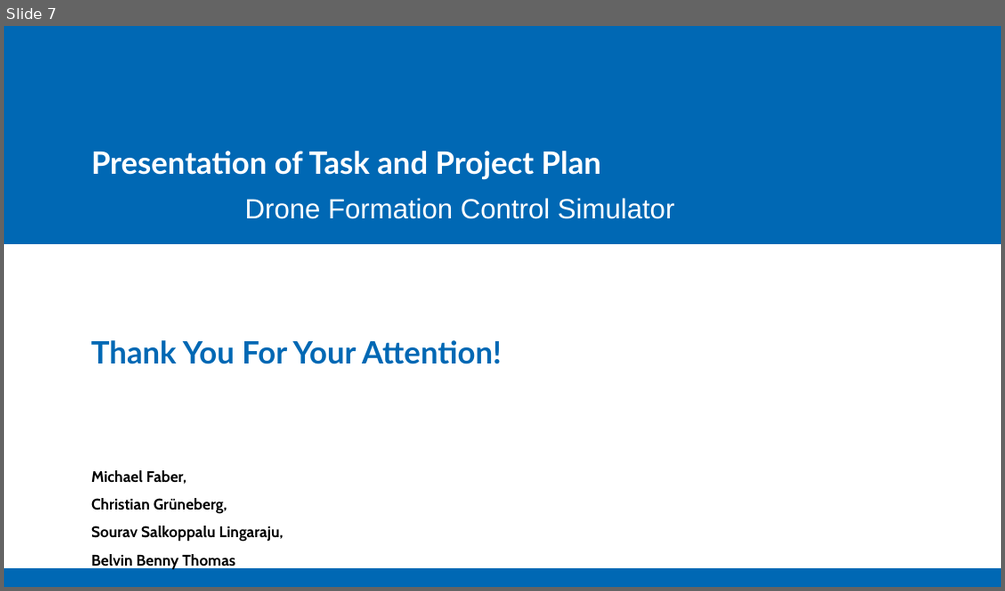
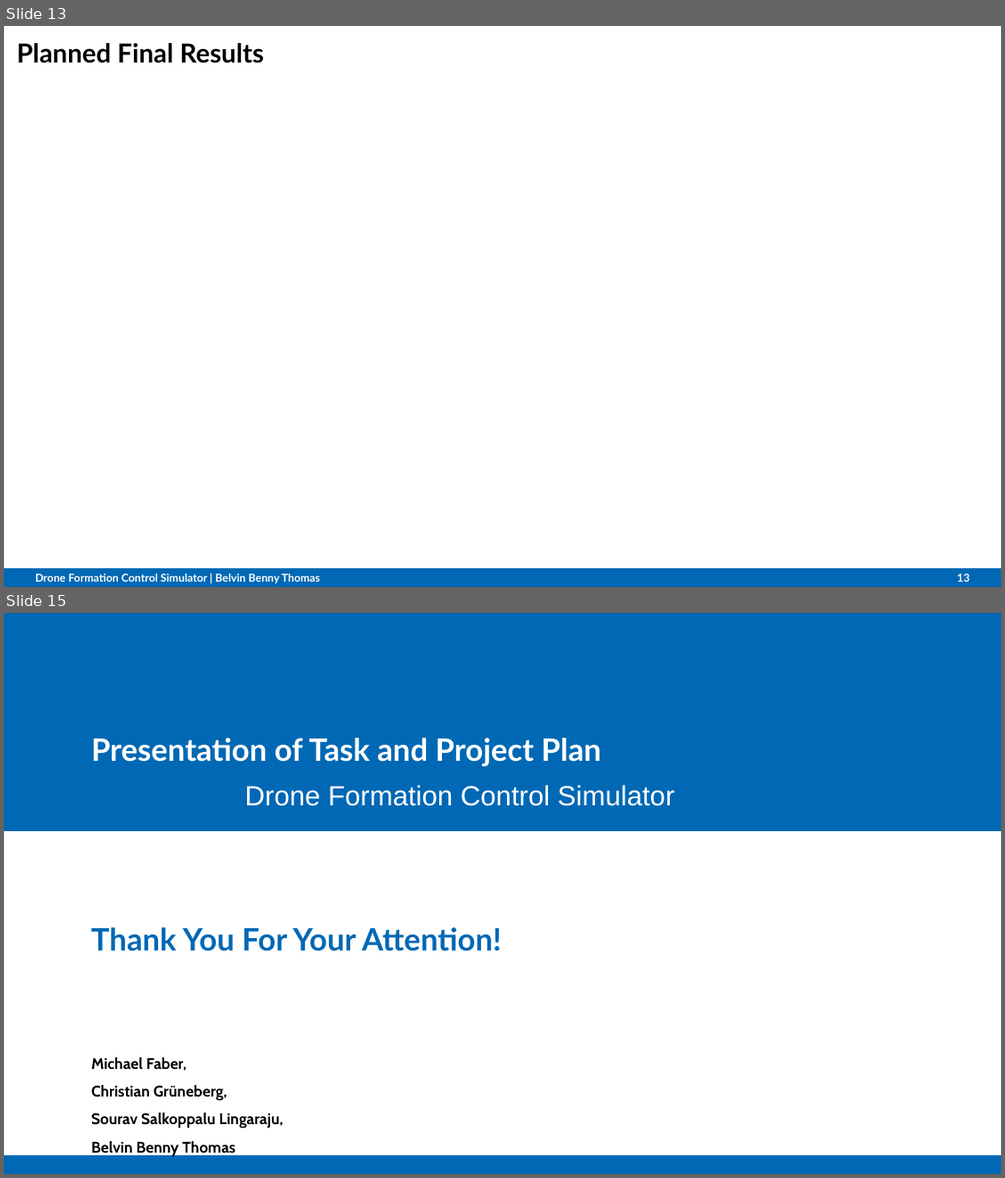
Before and after one commit to Belvin7/Drone_Project_personal-, a slide deck: AMS_Project_Plan.odp. Shown one above the other, each under a label of ours: slide 7 before the commit, slides 13 and 15 after it; the slides between them are not shown. The pictures are 1005x591 and 1005x1178 pixels, drawn with LibreOffice and Linux fonts; fonts in the diff are those of the drawing; background and template pictures are left out. Boxes give left, top, right and bottom in pixels: in the first picture for what was removed or moved away, otherwise in the second. Text is boxed around its words. In the diff, an @@ line names an element or a change of style, - is before the commit and + after.

```diff
--- a/AMS_Project_Plan.odp
+++ b/AMS_Project_Plan.odp
@@ slide 13 added at [4,26,1001,587], background #FFFFFF; not listed: 1 template element that a slide beside it also shows @@
@@ title added at [16,43,264,63], 18.9 pt, text #000000, bold @@
+Planned Final Results
@@ text added at [35,573,320,583], 7.9 pt, text #FFFFFF, bold @@
+Drone Formation Control Simulator | Belvin Benny Thomas
@@ page number added at [957,573,970,581], 7.9 pt, text #FFFFFF, bold @@
+13
@@ what was slide 7 is now slide 15 @@
```
Also in this commit, not shown: 2 slides changed, 11 other slides added, 4 slides removed.
